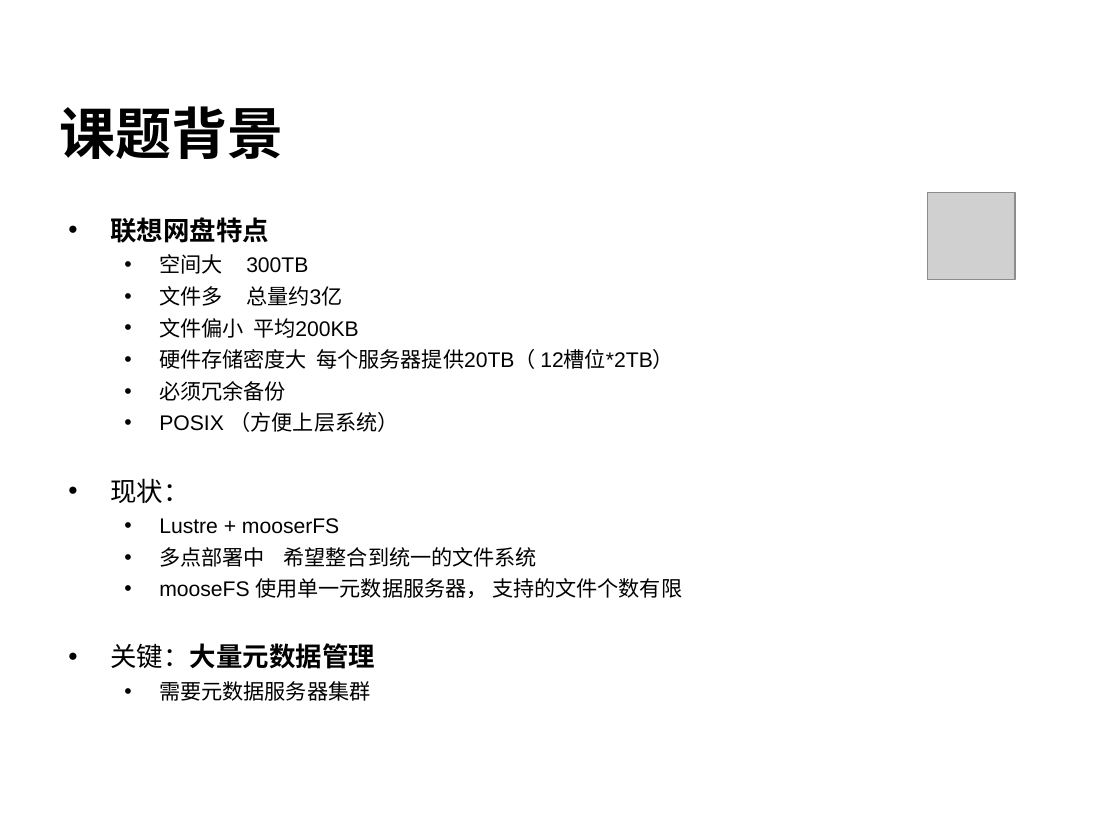
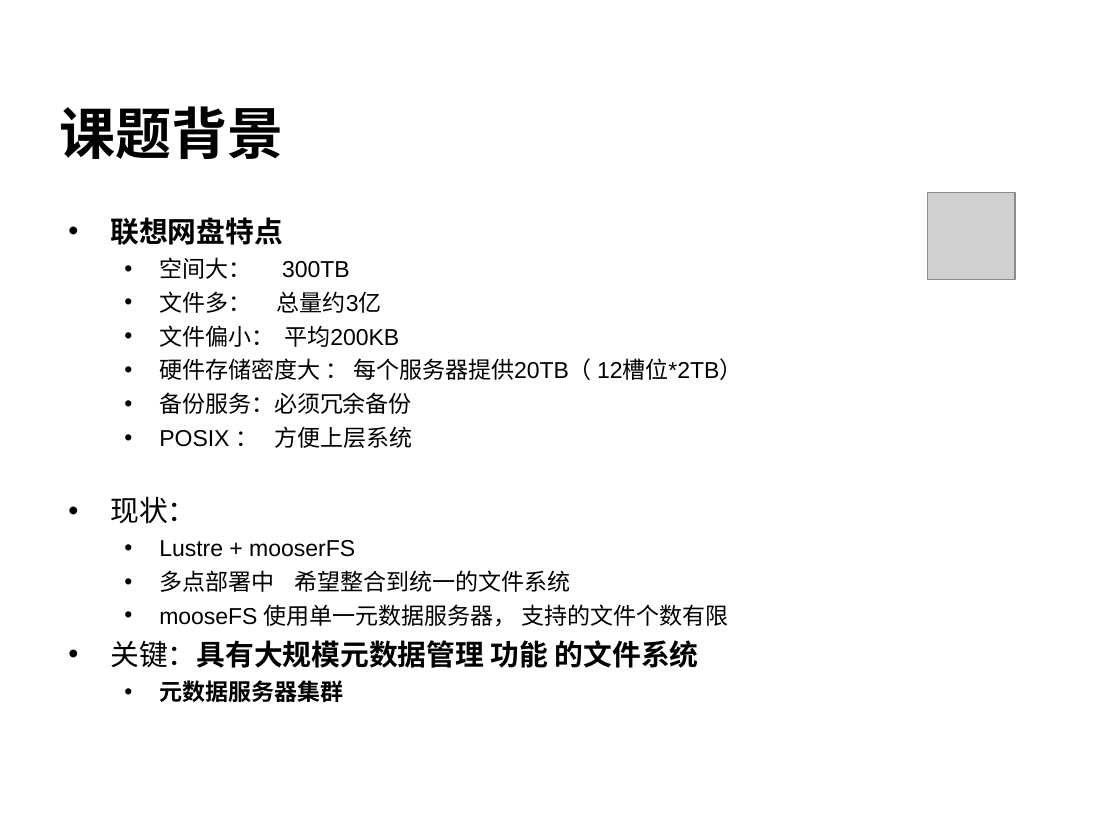
Before and after one commit to cheliequan/idning-paper, a slide deck: slide 3 of draft/答辩.ppt. Drawn at 1120x840 pixels with LibreOffice and Linux fonts; fonts in the diff are those of the drawing; grey boxes stand for pictures; background and template pictures are left out. Boxes give left, top, right and bottom in pixels: in the first picture for what was removed or moved away, otherwise in the second. Text is boxed around its words. In the diff, an @@ line names an element or a change of style, - is before the commit and + after.

```diff
--- a/draft/答辩.ppt
+++ b/draft/答辩.ppt
@@ text at bbox=[110, 217, 729, 627]: size 17 to 18.5 pt in "联想网盘特点", "现状："; size 13.6 to 14.8 pt in "Lustre + mooserFS", "多点部署中 希望整合到统一的文件系统", "mooseFS 使用单一元数据服务器， 支持的文件个数有限" @@
@@ text at bbox=[159, 257, 743, 448]: text changed; size 13.6 to 14.8 pt @@
-  • 空间大 300TB
-  • 文件多 总量约3亿
-  • 文件偏小 平均200KB
-  • 硬件存储密度大 每个服务器提供20TB（ 12槽位*2TB）
-  • 必须冗余备份
-  • POSIX （方便上层系统）
+  • 空间大： 300TB
+  • 文件多： 总量约3亿
+  • 文件偏小： 平均200KB
+  • 硬件存储密度大 ： 每个服务器提供20TB（ 12槽位*2TB）
+  • 备份服务：必须冗余备份
+  • POSIX ： 方便上层系统
@@ text at bbox=[110, 640, 699, 702]: text changed; size 17 to 18.5 pt; bold on @@
-• 关键：大量元数据管理
-  • 需要元数据服务器集群
+• 关键：具有大规模元数据管理 功能 的文件系统
+  • 元数据服务器集群
```
Also in this commit, not shown: 14 other slides changed, 2 slides added.
